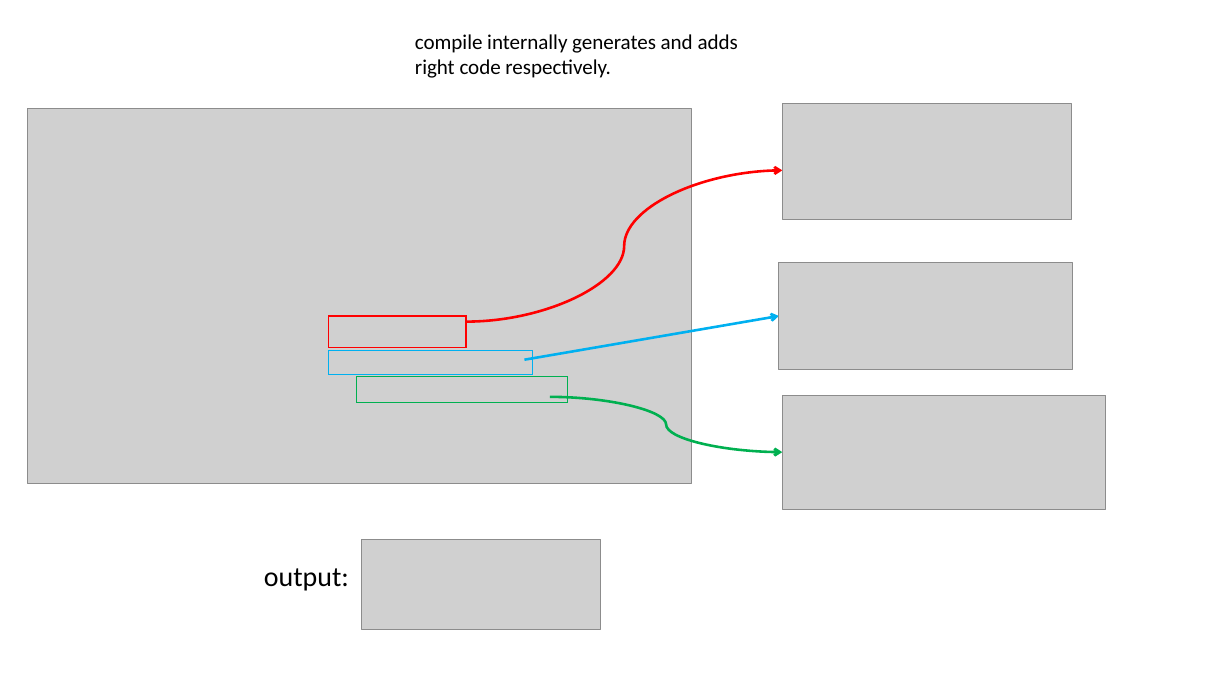
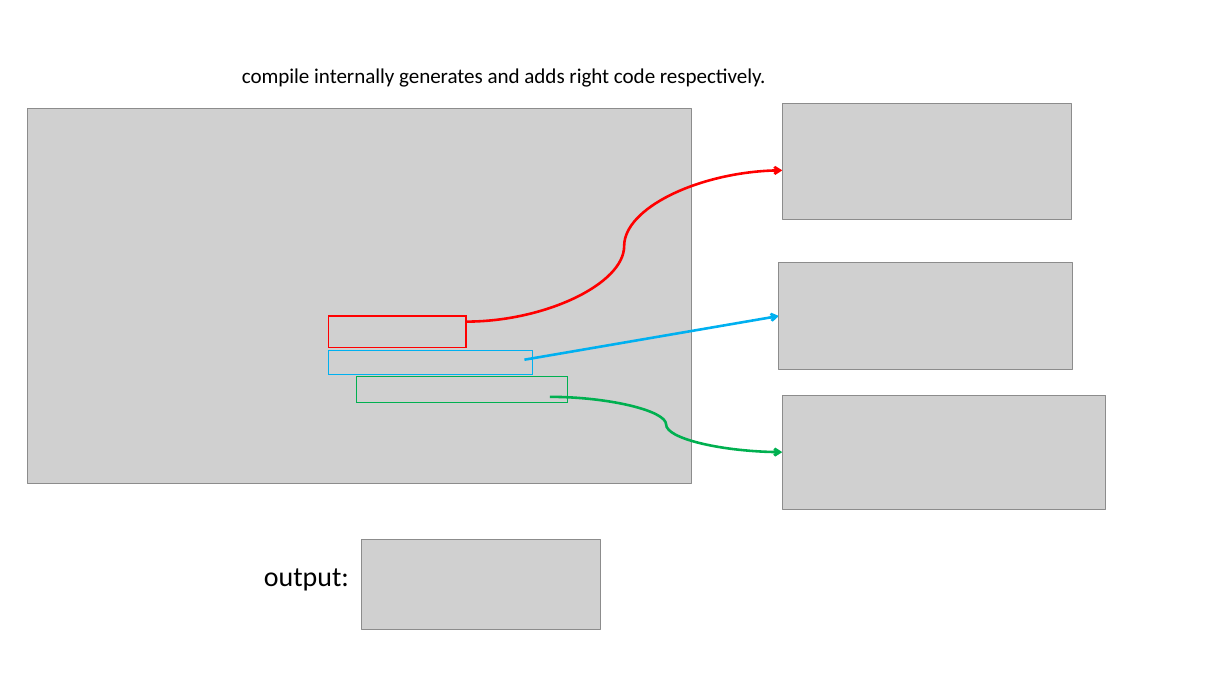
Before and after one commit to dayekuaipao/CPPLearning, a slide deck: slide 8 of week07/Lab07.pptx. Drawn at 1232x693 pixels with LibreOffice and Linux fonts; fonts in the diff are those of the drawing; grey boxes stand for pictures; background and template pictures are left out. Boxes give left, top, right and bottom in pixels: in the first picture for what was removed or moved away, otherwise in the second. Text is boxed around its words. In the diff, an @@ line names an element or a change of style, - is before the commit and + after.

```diff
--- a/week07/Lab07.pptx
+++ b/week07/Lab07.pptx
@@ text "compile internally generates and adds ..." rewrapped from <box>415,34,738,78</box> to <box>242,68,766,87</box> @@
```
Also in this commit, not shown: 4 other slides changed.
